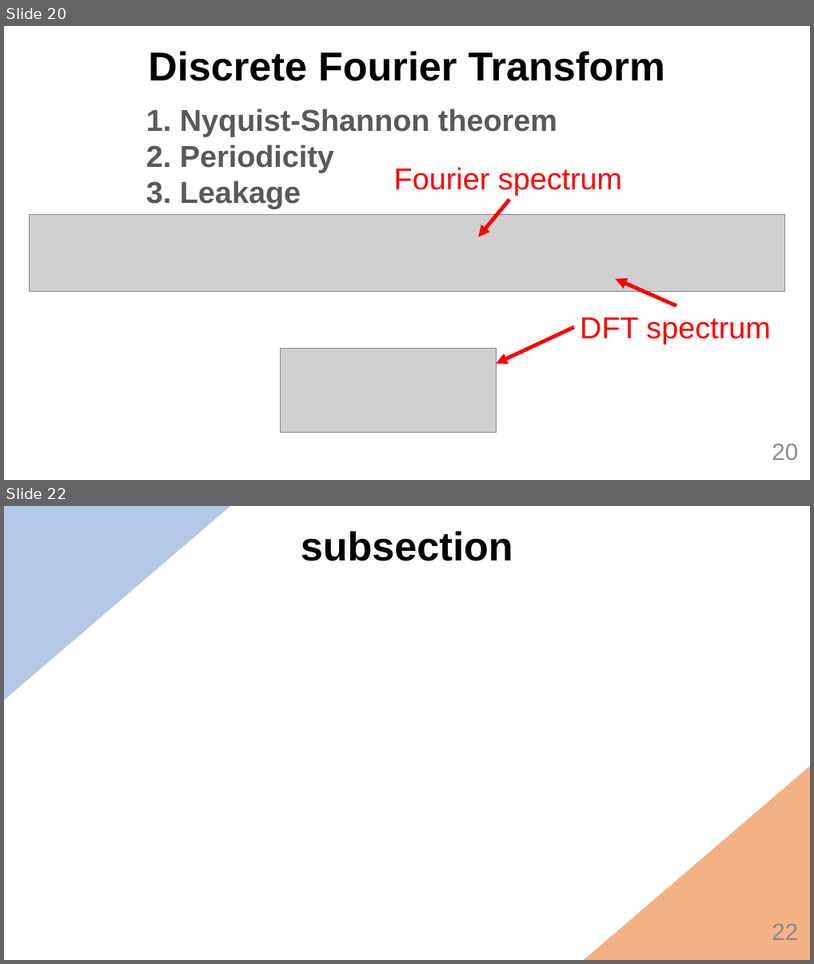
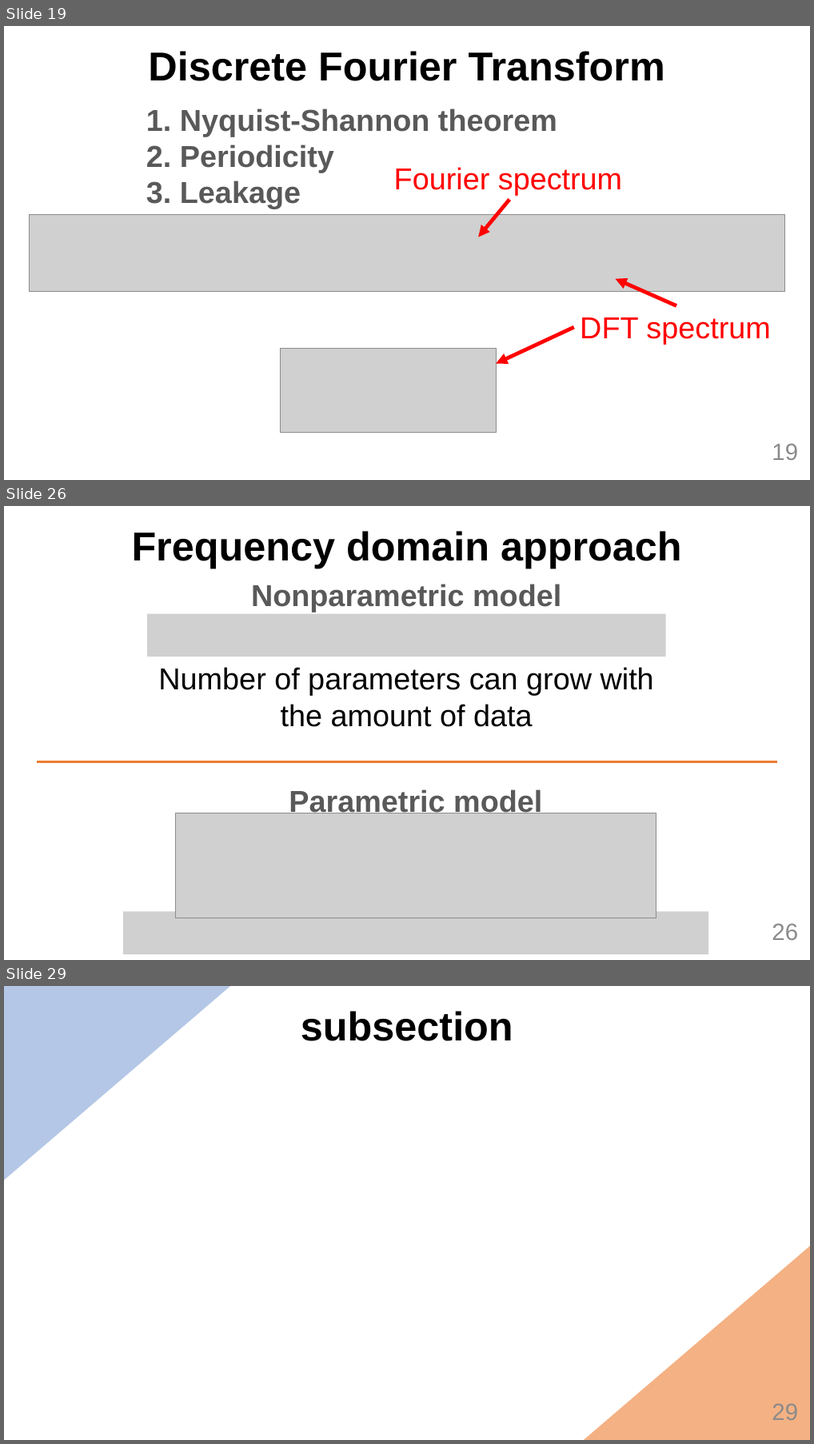
Before and after one commit to MarcBerneman/Master-thesis, a slide deck: Presentation/Thesis.pptx. Shown one above the other, each under a label of ours: slides 20 and 22 before the commit, slides 19, 26 and 29 after it; the slides between them are not shown. The pictures are 814x964 and 814x1444 pixels, drawn with LibreOffice and Linux fonts; fonts in the diff are those of the drawing; grey boxes stand for pictures; background and template pictures are left out. Boxes give left, top, right and bottom in pixels: in the first picture for what was removed or moved away, otherwise in the second. Text is boxed around its words. In the diff, an @@ line names an element or a change of style, - is before the commit and + after.

```diff
--- a/Presentation/Thesis.pptx
+++ b/Presentation/Thesis.pptx
@@ slide 26 added at bbox=[4, 506, 810, 960], background #FFFFFF @@
@@ text added at bbox=[132, 531, 682, 568], 48 pt, text #000000, bold @@
+Frequency domain approach
@@ text added at bbox=[251, 584, 562, 612], 36 pt, text #595959, bold @@
+Nonparametric model
@@ picture added at bbox=[147, 614, 666, 656] @@
@@ text added at bbox=[158, 667, 654, 727], 36 pt, text #000000 @@
+Number of parameters can grow with the amount of data
@@ line added from (37, 762) to (778, 762), #ED7D31 3 pt @@
@@ text added at bbox=[289, 789, 542, 813], 36 pt, text #595959, bold @@
+Parametric model
@@ picture added at bbox=[176, 812, 657, 917] @@
@@ picture added at bbox=[123, 912, 710, 954] @@
@@ page number added at bbox=[772, 923, 798, 940], 28 pt, text #8C8C8C @@
+26
@@ what was slide 20 is now slide 19 @@
@@ page number at bbox=[772, 443, 798, 460]: text changed @@
-20
+19
@@ what was slide 22 is now slide 29 @@
@@ page number at bbox=[772, 1403, 798, 1420]: text changed @@
-22
+29
```
Also in this commit, not shown: 3 slides changed, 6 other slides added, 11 other files.
